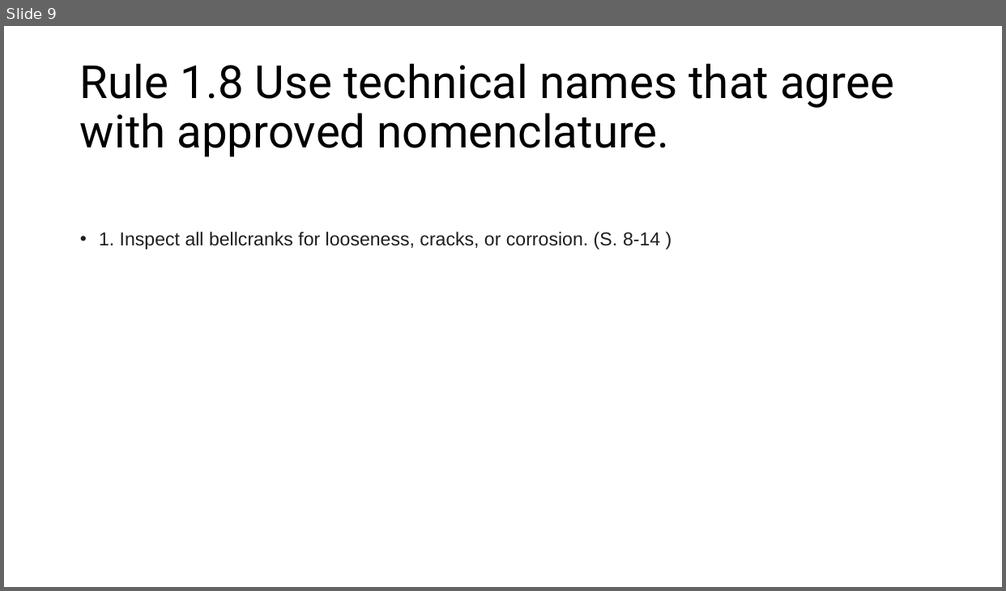
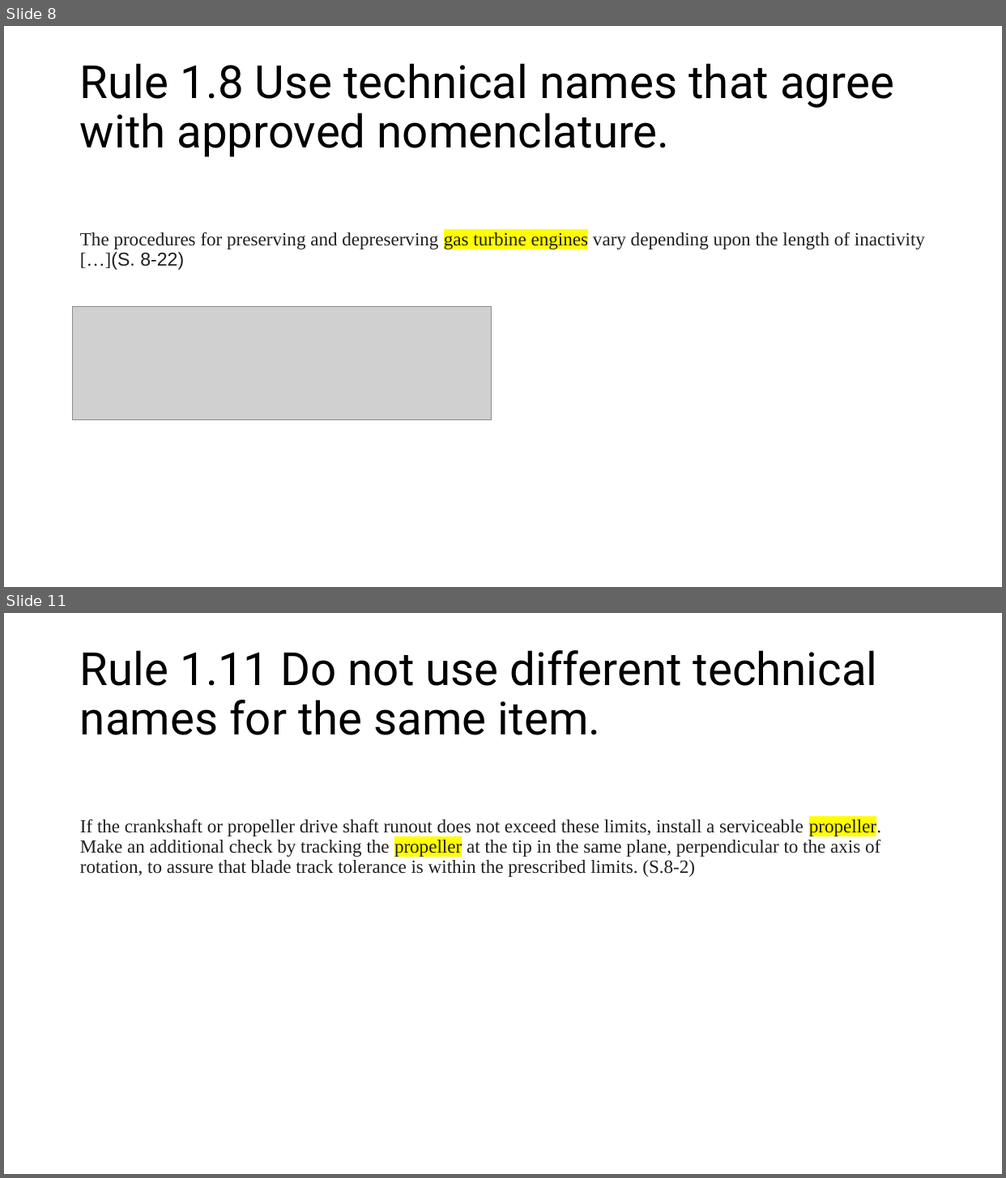
Before and after one commit to Maltrix147/Studium, a slide deck: Semester_4/simplified_English/Regeln_Malte_Hermann.pptx. Shown one above the other, each under a label of ours: slide 9 before the commit, slides 8 and 11 after it; the slides between them are not shown. The pictures are 1006x591 and 1006x1178 pixels, drawn with LibreOffice and Linux fonts; fonts in the diff are those of the drawing; grey boxes stand for pictures. Boxes give left, top, right and bottom in pixels: in the first picture for what was removed or moved away, otherwise in the second. Text is boxed around its words. In the diff, an @@ line names an element or a change of style, - is before the commit and + after.

```diff
--- a/Semester_4/simplified_English/Regeln_Malte_Hermann.pptx
+++ b/Semester_4/simplified_English/Regeln_Malte_Hermann.pptx
@@ slide 11 added at box(4, 613, 1002, 1174), background #FFFFFF @@
@@ title added at box(80, 650, 878, 735), 44 pt, text #000000 @@
+Rule 1.11 Do not use different technical names for the same item.
@@ text added at box(80, 818, 881, 877), 18 pt, text #221E1F @@
+If the crankshaft or propeller drive shaft runout does not exceed these limits, install a serviceable propeller. Make an additional check by tracking the propeller at the tip in the same plane, perpendicular to the axis of rotation, to assure that blade track tolerance is within the prescribed limits. (S.8-2)
@@ what was slide 9 is now slide 8 @@
@@ slide 8 changed as well @@
@@ text at box(80, 232, 925, 270): text changed; font Arial to Times New Roman; text colour #211D1E to #221E1F @@
-• 1. Inspect all bellcranks for looseness, cracks, or corrosion. (S. 8-14 )
+The procedures for preserving and depreserving gas turbine engines vary depending upon the length of inactivity […](S. 8-22)
@@ picture added at box(73, 307, 492, 420) @@
```
Also in this commit, not shown: 7 other slides changed, 5 other slides added, 1 slide removed, 3 other files.
